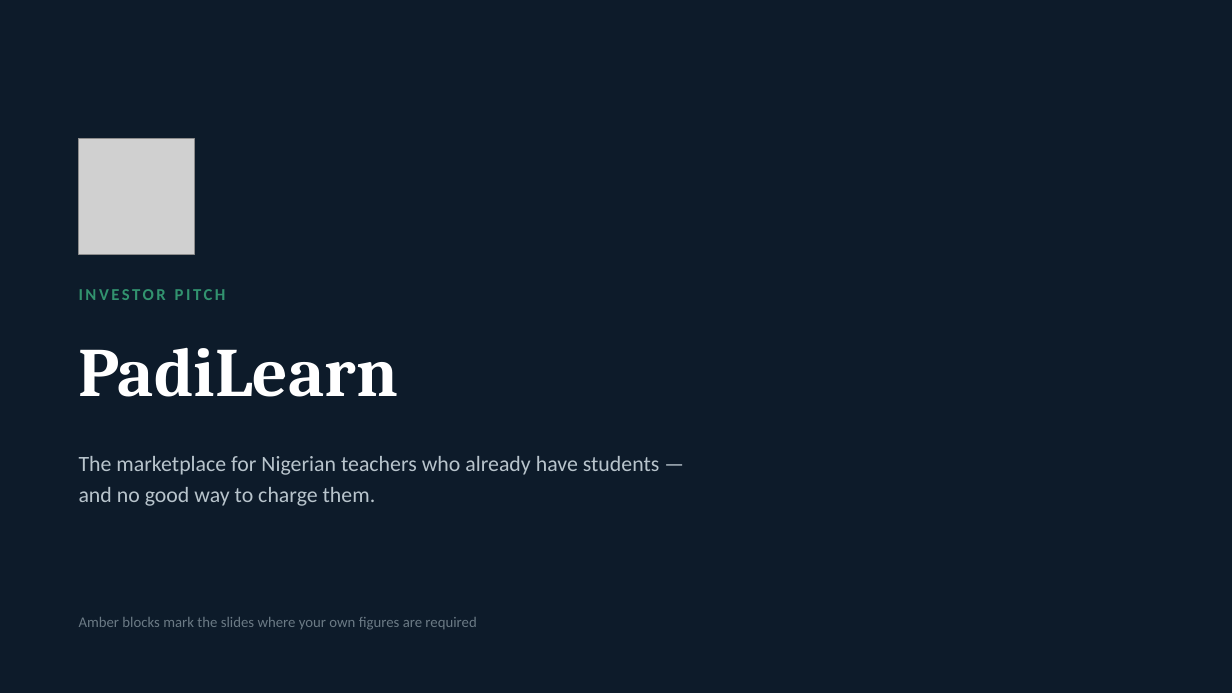
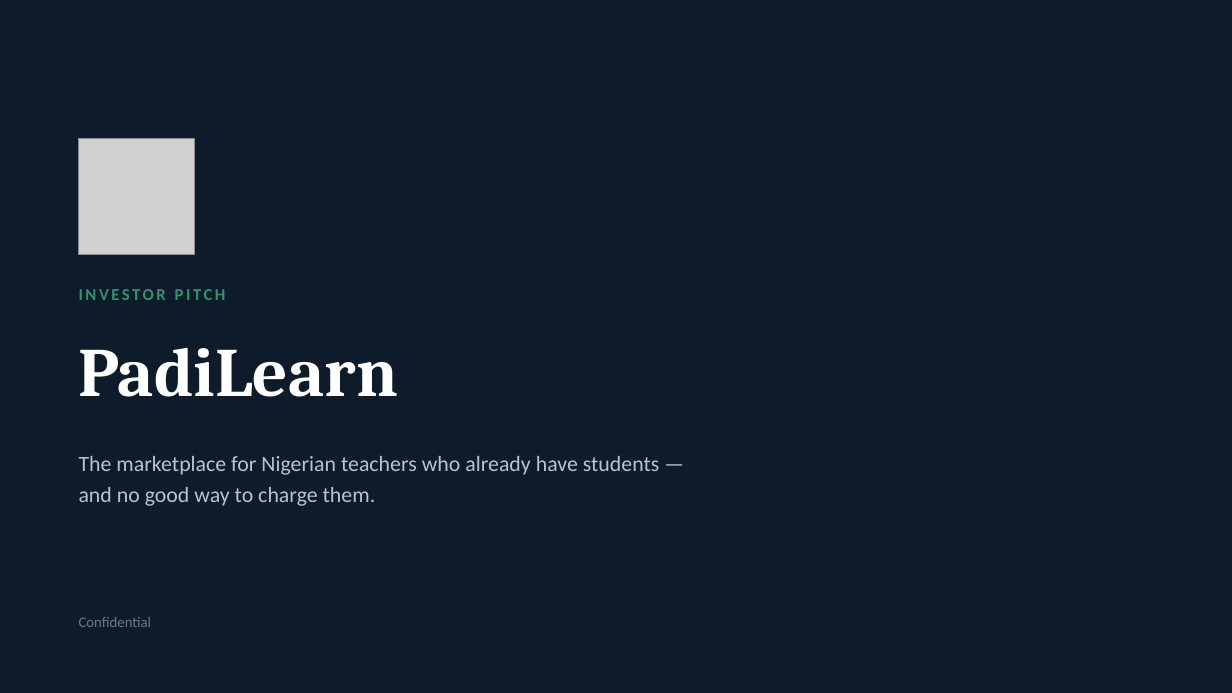
Before and after one commit to Usmandankama/padi_learn, a slide deck: slide 1 of docs/decks/PadiLearn-Investor-Pitch.pptx. Drawn at 1232x693 pixels with LibreOffice and Linux fonts; fonts in the diff are those of the drawing; grey boxes stand for pictures. Boxes give left, top, right and bottom in pixels: in the first picture for what was removed or moved away, otherwise in the second. Text is boxed around its words. In the diff, an @@ line names an element or a change of style, - is before the commit and + after.

```diff
--- a/docs/decks/PadiLearn-Investor-Pitch.pptx
+++ b/docs/decks/PadiLearn-Investor-Pitch.pptx
@@ text at bbox=[79, 617, 152, 627]: text changed @@
-Amber blocks mark the slides where your own figures are required
+Confidential
```
Also in this commit, not shown: 5 other slides changed, 3 slides added, 3 slides removed, 2 other files.
